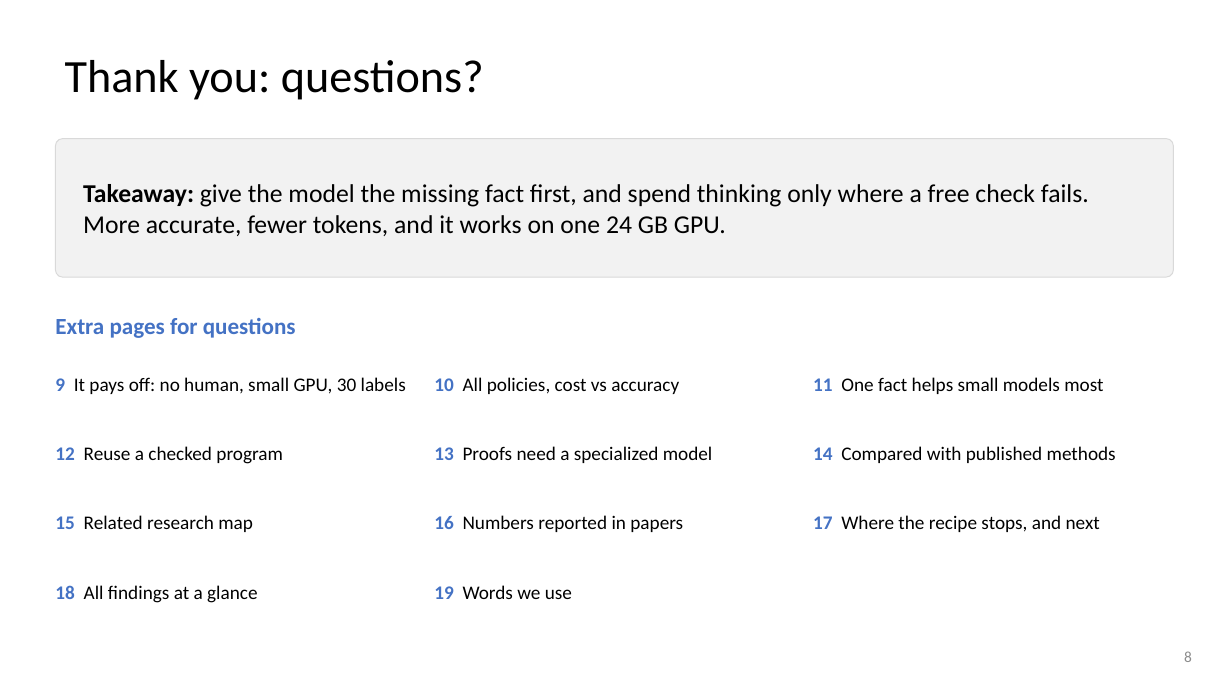
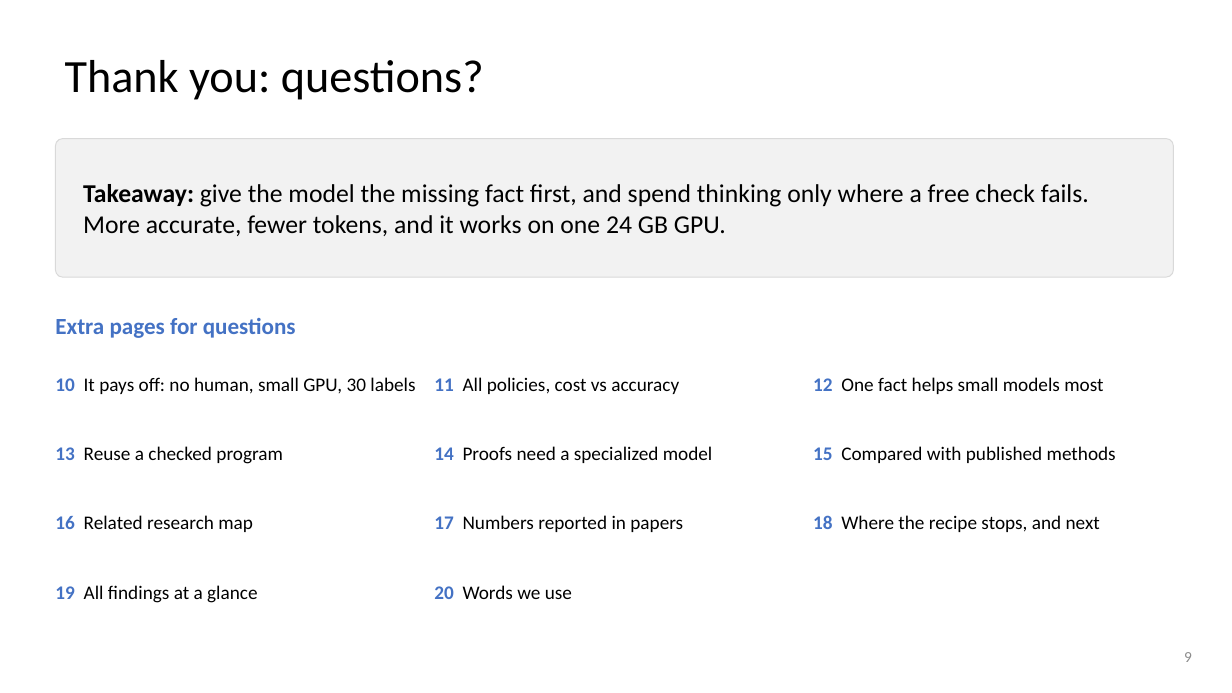
Before and after one commit to dlwns147/CSED490E_Project_Team5, a slide deck: slide 9 of PROPOSAL_slides.pptx (slide 8 before the commit). Drawn at 1232x693 pixels with LibreOffice and Linux fonts; fonts in the diff are those of the drawing. Boxes give left, top, right and bottom in pixels: in the first picture for what was removed or moved away, otherwise in the second. Text is boxed around its words. In the diff, an @@ line names an element or a change of style, - is before the commit and + after.

```diff
--- a/PROPOSAL_slides.pptx
+++ b/PROPOSAL_slides.pptx
@@ text at bbox=[55, 377, 415, 394]: text changed @@
-9 It pays off: no human, small GPU, 30 labels
+10 It pays off: no human, small GPU, 30 labels
@@ text at bbox=[434, 377, 679, 394]: text changed @@
-10 All policies, cost vs accuracy
+11 All policies, cost vs accuracy
@@ text at bbox=[813, 377, 1103, 394]: text changed @@
-11 One fact helps small models most
+12 One fact helps small models most
@@ text at bbox=[55, 446, 283, 464]: text changed @@
-12 Reuse a checked program
+13 Reuse a checked program
@@ text at bbox=[434, 446, 713, 463]: text changed @@
-13 Proofs need a specialized model
+14 Proofs need a specialized model
@@ text at bbox=[813, 446, 1116, 463]: text changed @@
-14 Compared with published methods
+15 Compared with published methods
@@ text at bbox=[55, 515, 253, 532]: text changed @@
-15 Related research map
+16 Related research map
@@ text at bbox=[434, 515, 683, 532]: text changed @@
-16 Numbers reported in papers
+17 Numbers reported in papers
@@ text at bbox=[813, 515, 1100, 532]: text changed @@
-17 Where the recipe stops, and next
+18 Where the recipe stops, and next
@@ text at bbox=[55, 585, 257, 603]: text changed @@
-18 All findings at a glance
+19 All findings at a glance
@@ text at bbox=[434, 585, 572, 599]: text changed @@
-19 Words we use
+20 Words we use
@@ page number at bbox=[1184, 652, 1192, 662]: text changed @@
-8
+9
```
Also in this commit, not shown: 3 other slides changed, 1 slide added, 6 other files.
